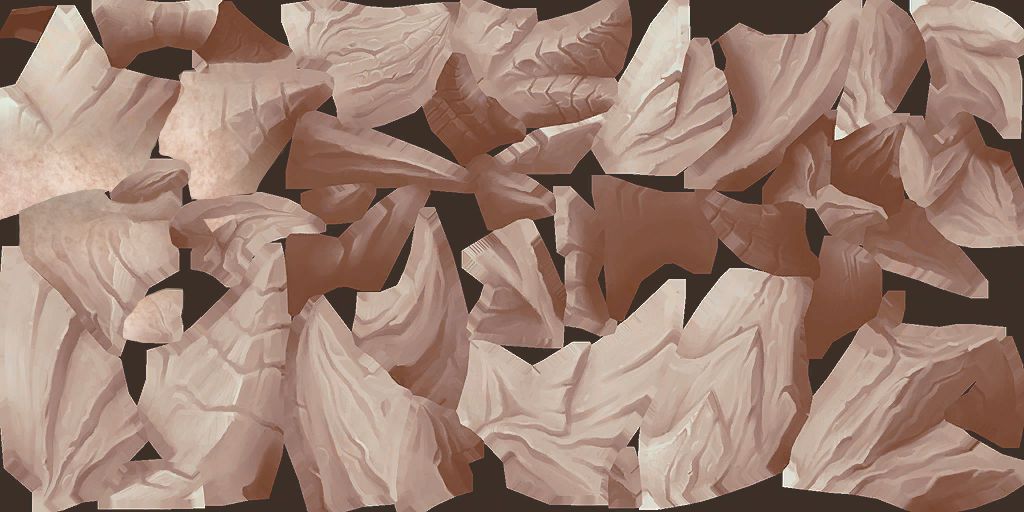
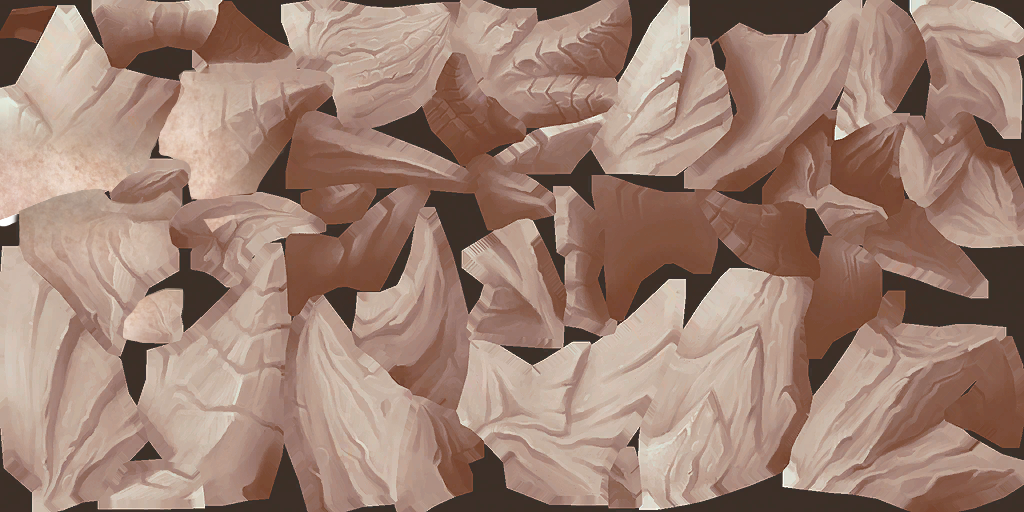
Comparing the layer stacks of the two 1024x512 images. Changes:
added group "Layer Group" with 5 layers above "original" over [0, 70, 191, 245]
moved "skin 4" into group "Layer Group" over [17, 165, 150, 245]
moved "skin 2" into group "Layer Group" over [179, 70, 191, 169]
moved "skin" into group "Layer Group" over [0, 153, 191, 220]
moved "texture" into group "Layer Group", painted on it over [0, 70, 191, 245]
